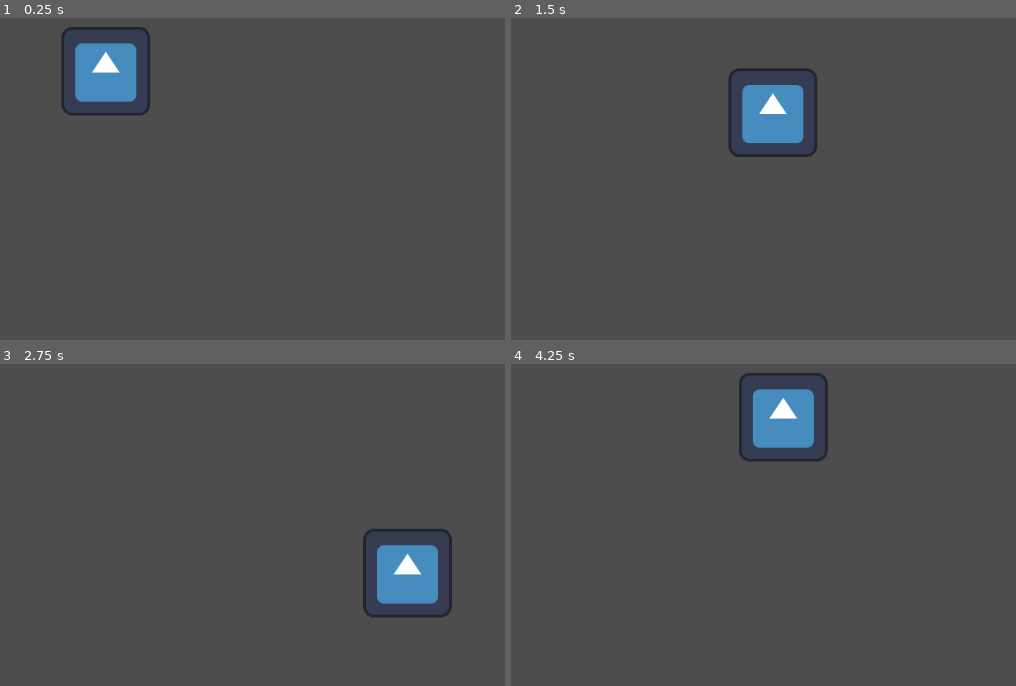
Above: before the commit, frames 1-4 (two rows, left to right).
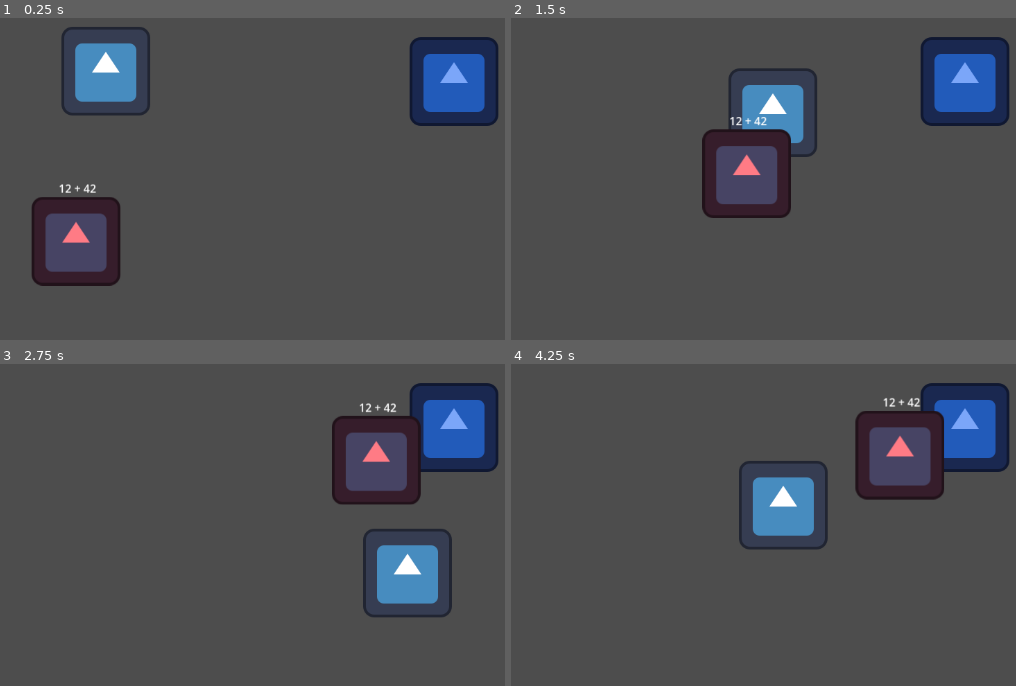
Above: after the commit, the same moments.

Repository: Fatbonks/quiz-game
Game: Godot game, scene res://world.tscn
The game is run twice, just before and just after one commit, with the same random seed, the same clock (stepped at 60 frames per second) and the same inputs. The engine's default icon, where the game draws it, is replaced by a stand-in: a white triangle on a blue panel in a dark square.
Inputs:
- Up to frame 1 (0.25 s): no input
- Up to frame 2 (1.5 s): hold Right (ui_right) 0.53-1.28 s; hold Down (ui_down) from 1.28 s (still down)
- Up to frame 3 (2.75 s): release Down (ui_down) at 2.03 s; hold Right (ui_right) from 2.03 s (still down)
- Up to frame 4 (4.25 s): release Right (ui_right) at 2.78 s; hold Up (ui_up) 2.78-3.53 s; hold Left (ui_left) from 3.53 s (still down)

The runs differ from the first frame. In frame 1, 7.7% of the frame differs, in the area x 6-99%, y 5-84%; in frame 2, 7.8%; in frame 3, 7.3%; in frame 4, 12%, in the area x 45-99%, y 2-58%.

Commit message:
enemy ai
enemy now goes to the tower

Diff:
--- a/Global.gd
+++ b/Global.gd
@@ -1,3 +1,3 @@
 extends Node
 
-signal player_pos(pos)
+signal tower_pos(pos)
--- /dev/null
+++ b/Tower.gd
@@ -0,0 +1,6 @@
+extends Node2D
+
+
+
+func _process(delta):
+	Global.emit_signal("tower_pos", position)
--- a/enemy.gd
+++ b/enemy.gd
@@ -1,6 +1,23 @@
 extends Node2D
 
-var player_position: Vector2
+var tower_position: Vector2
+var in_range: bool
+func _ready():
+	Global.connect("tower_pos", tower_pos)
 
-func _physics_process(delta):
-	global_position.move_toward(player_position, 0.3)
+func _process(delta):
+	if in_range == false:
+		position = position.move_toward(tower_position, 200 * delta)
+
+func tower_pos(pos):
+	tower_position = pos
+
+
+func _on_area_2d_body_entered(body):
+	if body.is_in_group("tower"):
+		in_range = true
+		print("work")
+
+
+func _on_area_2d_body_exited(body):
+	in_range = false
--- a/enemy.tscn
+++ b/enemy.tscn
@@ -1,10 +1,14 @@
-[gd_scene load_steps=4 format=3 uid="uid://uk4pb7ln3j3"]
+[gd_scene load_steps=5 format=3 uid="uid://uk4pb7ln3j3"]
 
 [ext_resource type="Script" path="res://enemy.gd" id="1_7hxbw"]
 [ext_resource type="Texture2D" uid="uid://dhvw3ru8ijal" path="res://icon.svg" id="1_d1n2y"]
 [ext_resource type="PackedScene" uid="uid://ccdmce3einbpq" path="res://enemy_ai.tscn" id="2_60uam"]
 
+[sub_resource type="RectangleShape2D" id="RectangleShape2D_3itbf"]
+size = Vector2(118, 115)
+
 [node name="enemy" type="Node2D"]
+position = Vector2(333, 354)
 script = ExtResource("1_7hxbw")
 
 [node name="Sprite2D" type="Sprite2D" parent="."]
@@ -12,3 +16,12 @@
 texture = ExtResource("1_d1n2y")
 
 [node name="enemyAi" parent="." instance=ExtResource("2_60uam")]
+
+[node name="Area2D" type="Area2D" parent="."]
+
+[node name="CollisionShape2D" type="CollisionShape2D" parent="Area2D"]
+position = Vector2(1, 0.5)
+shape = SubResource("RectangleShape2D_3itbf")
+
+[connection signal="body_entered" from="Area2D" to="." method="_on_area_2d_body_entered"]
+[connection signal="body_exited" from="Area2D" to="." method="_on_area_2d_body_exited"]
--- a/enemyAi.gd
+++ b/enemyAi.gd
@@ -6,18 +6,8 @@
 func _ready():
 	randomize()
 	enemy_num = 54
-	var cons_num = 1
-	for e in range(100):
-		for i in range(100):
-			var num = e + i
-			if num == enemy_num:
-				cons_num += 1
-				var j = str(e, " + ", i)
-				lis.insert(0, j)
-
+	for e in range(enemy_num+1):
+		var j = str(e, " + ", enemy_num-e)
+		lis.insert(0, j)
 	text.text = lis.pick_random()
-	Global.connect("player_pos", player_position)
-
-
-func player_position(pos):
-	pass
+	print(lis)
--- a/world.tscn
+++ b/world.tscn
@@ -1,8 +1,34 @@
-[gd_scene load_steps=2 format=3 uid="uid://d2jidtf4nbafu"]
+[gd_scene load_steps=6 format=3 uid="uid://d2jidtf4nbafu"]
 
 [ext_resource type="PackedScene" uid="uid://3lmoop5ba7xg" path="res://player.tscn" id="1_0n13y"]
+[ext_resource type="Texture2D" uid="uid://dhvw3ru8ijal" path="res://icon.svg" id="2_0ukxn"]
+[ext_resource type="Script" path="res://Tower.gd" id="2_3bf6r"]
+[ext_resource type="PackedScene" uid="uid://uk4pb7ln3j3" path="res://enemy.tscn" id="4_r5wir"]
+
+[sub_resource type="RectangleShape2D" id="RectangleShape2D_uionj"]
+size = Vector2(113, 116)
 
 [node name="world" type="Node2D"]
 position = Vector2(464, 260)
 
 [node name="Player" parent="." instance=ExtResource("1_0n13y")]
+
+[node name="Tower" type="Node2D" parent="." groups=["tower"]]
+position = Vector2(502, 15)
+script = ExtResource("2_3bf6r")
+metadata/_edit_group_ = true
+
+[node name="Sprite2D" type="Sprite2D" parent="Tower"]
+modulate = Color(0.482353, 0.65098, 0.976471, 1)
+texture = ExtResource("2_0ukxn")
+
+[node name="StaticBody2D" type="StaticBody2D" parent="Tower" groups=["tower"]]
+
+[node name="CollisionShape2D" type="CollisionShape2D" parent="Tower/StaticBody2D"]
+position = Vector2(-0.5, 0)
+shape = SubResource("RectangleShape2D_uionj")
+
+[node name="enemy" parent="." instance=ExtResource("4_r5wir")]
+position = Vector2(-89, 265)
+
+[editable path="enemy"]
